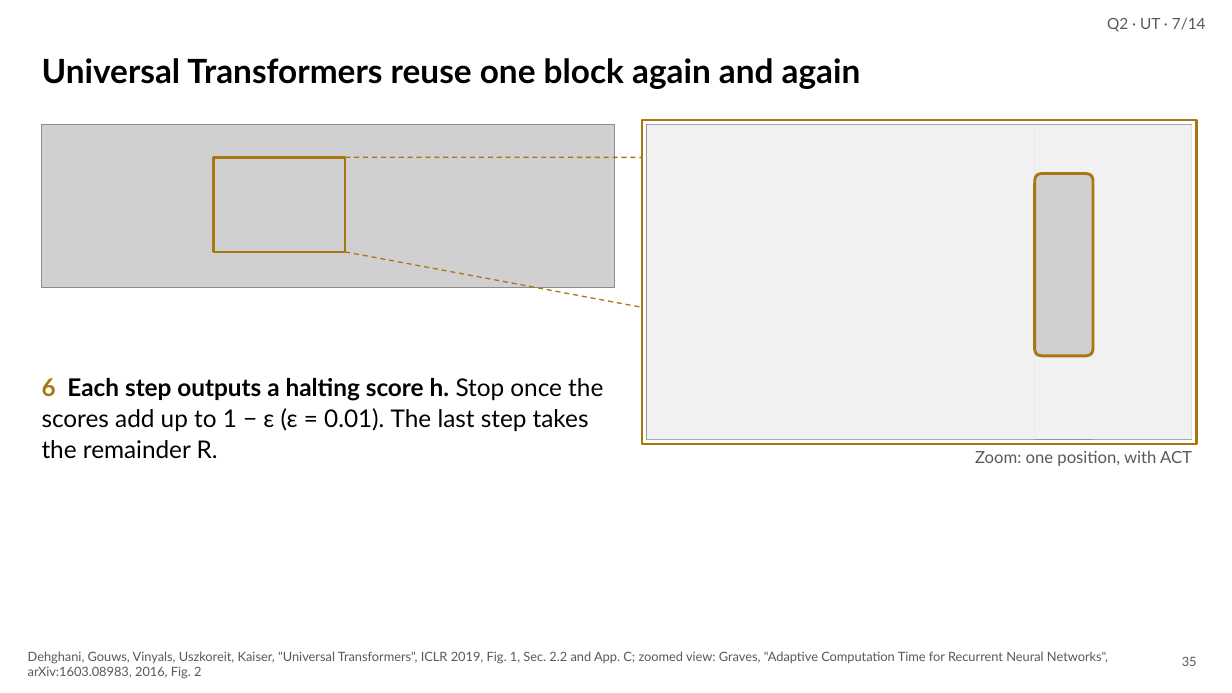
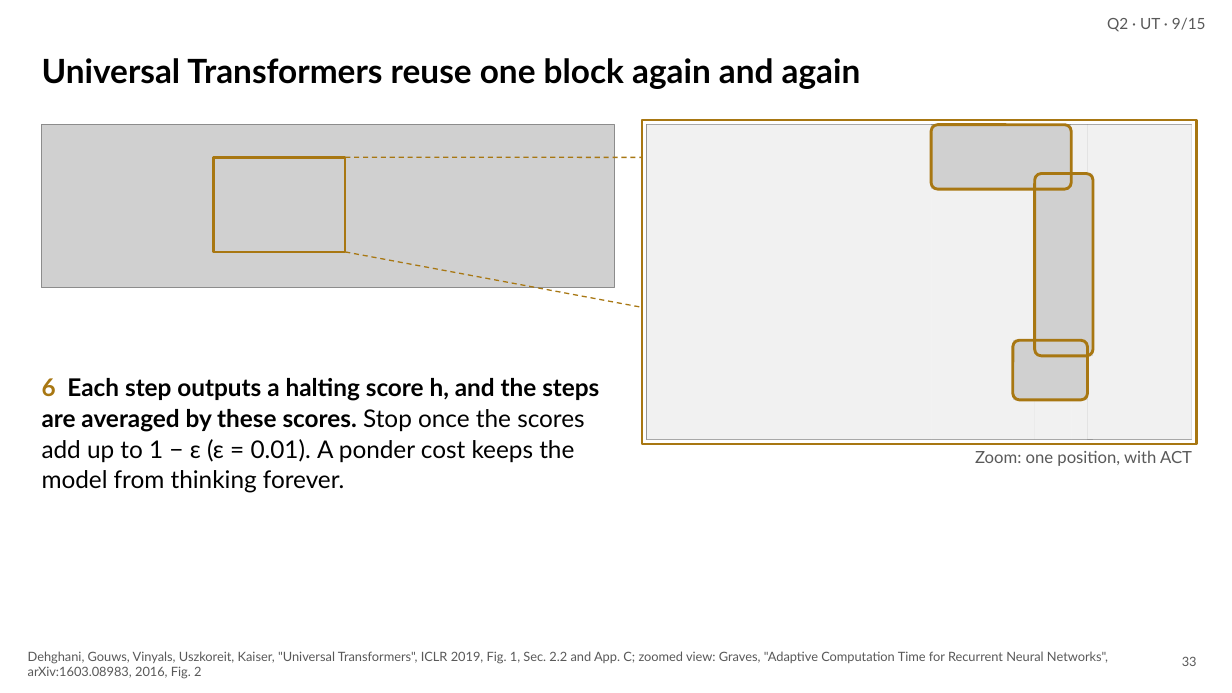
Before and after one commit to irregular6612/agi-hw2, a slide deck: slide 33 of build/out/looped-transformers.pptx (slide 35 before the commit). Drawn at 1232x693 pixels with LibreOffice and Linux fonts; fonts in the diff are those of the drawing; grey boxes stand for pictures. Boxes give left, top, right and bottom in pixels: in the first picture for what was removed or moved away, otherwise in the second. Text is boxed around its words. In the diff, an @@ line names an element or a change of style, - is before the commit and + after.

```diff
--- a/build/out/looped-transformers.pptx
+++ b/build/out/looped-transformers.pptx
@@ text at (x1=1107, y1=17, x2=1206, y2=32): text changed @@
-Q2 · UT · 7/14
+Q2 · UT · 9/15
@@ rectangle resized from (x1=647, y1=125, x2=1035, y2=439) to (x1=647, y1=125, x2=932, y2=439) @@
@@ rounded rectangle added at (x1=932, y1=125, x2=1072, y2=189), outline #A87712 2.25 pt @@
@@ rectangle resized from (x1=1035, y1=125, x2=1093, y2=174) to (x1=1071, y1=125, x2=1088, y2=174) @@
@@ rectangle added at (x1=932, y1=189, x2=1014, y2=440), fill #FFFFFF at 72% opacity @@
@@ rectangle resized from (x1=1035, y1=356, x2=1093, y2=439) to (x1=1013, y1=189, x2=1035, y2=341) @@
@@ rounded rectangle added at (x1=1013, y1=340, x2=1088, y2=399), outline #A87712 2.25 pt @@
@@ rectangle added at (x1=1088, y1=356, x2=1093, y2=439), fill #FFFFFF at 72% opacity @@
@@ text at (x1=42, y1=378, x2=599, y2=493): text changed @@
-6 Each step outputs a halting score h. Stop once the scores add up to 1 − ε (ε = 0.01). The last step takes the remainder R.
+6 Each step outputs a halting score h, and the steps are averaged by these scores. Stop once the scores add up to 1 − ε (ε = 0.01). A ponder cost keeps the model from thinking forever.
@@ rectangle added at (x1=1013, y1=400, x2=1035, y2=440), fill #FFFFFF at 72% opacity @@
@@ rectangle added at (x1=1035, y1=400, x2=1072, y2=440), fill #FFFFFF at 72% opacity @@
@@ rectangle added at (x1=1071, y1=400, x2=1088, y2=440), fill #FFFFFF at 72% opacity @@
@@ page number at (x1=1182, y1=656, x2=1197, y2=666): text changed @@
-35
+33
```
Also in this commit, not shown: 21 other slides changed, 2 slides added, 5 slides removed, 13 other files.
